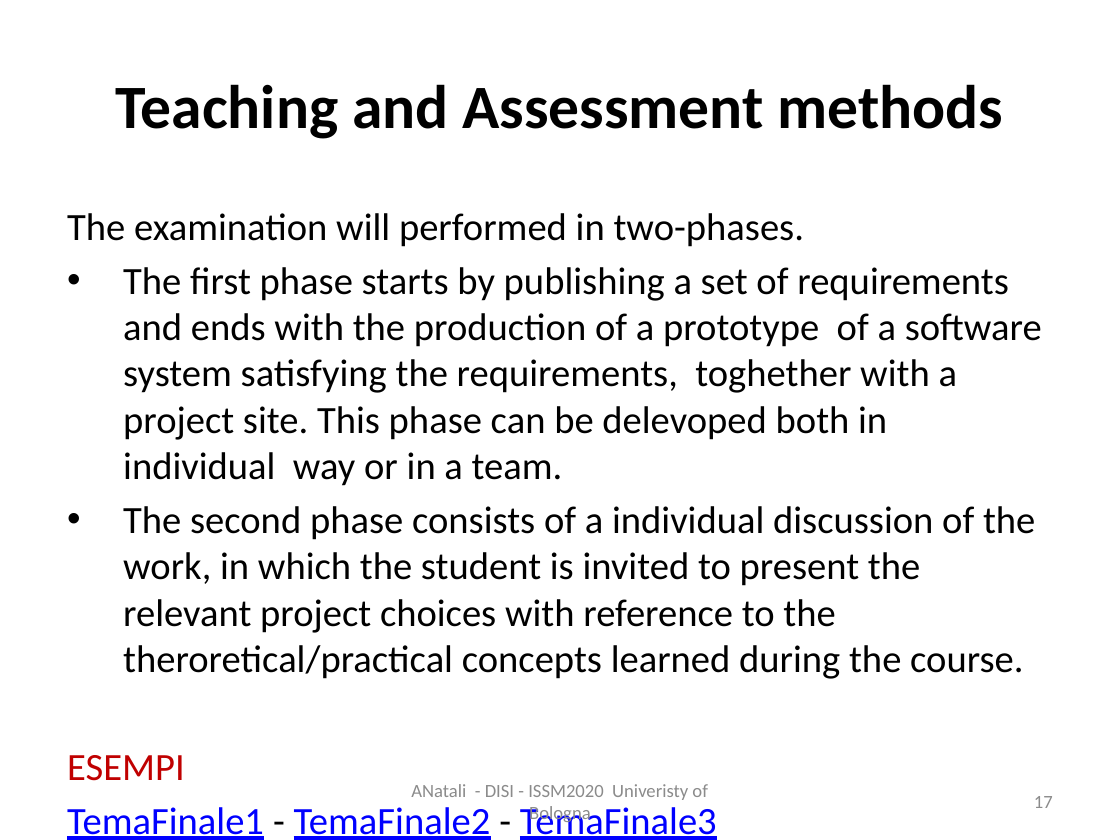
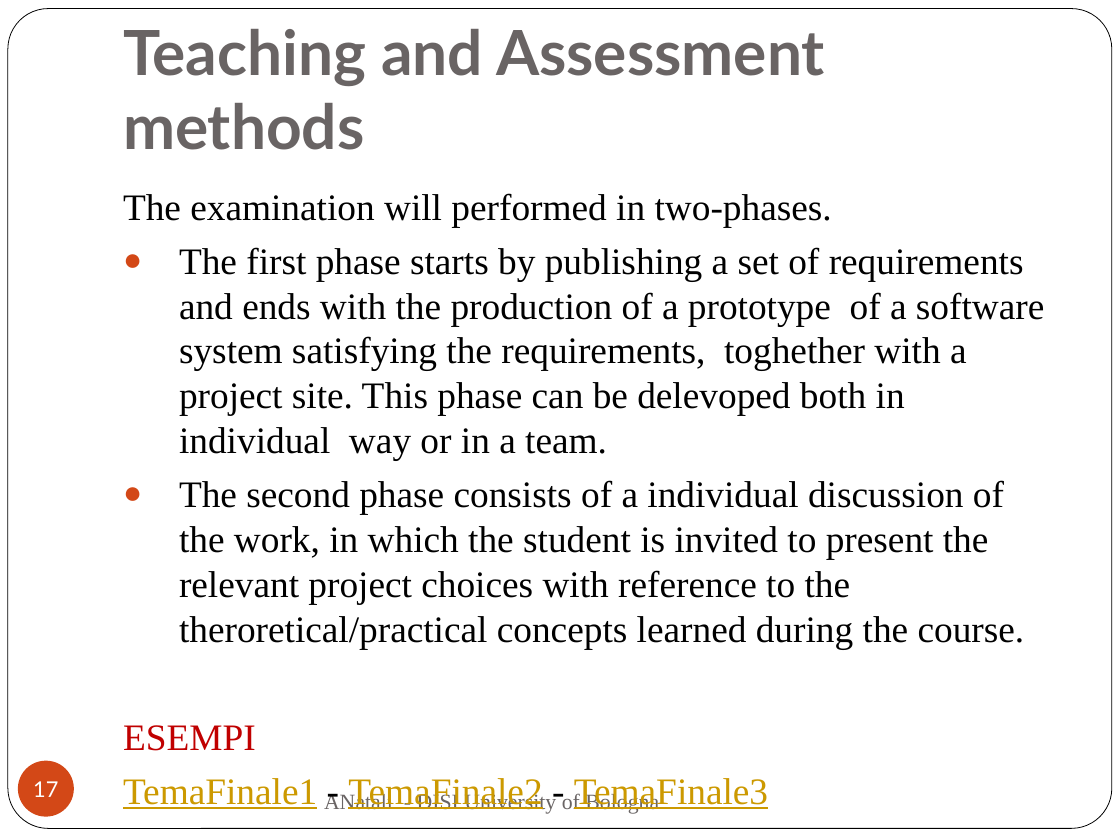
Before and after one commit to anatali/iss2020LabBo, a slide deck: slide 17 of it.unibo.issLabStart/userDocs/ISSM2020.pptx. Drawn at 1120x840 pixels with LibreOffice and Linux fonts; fonts in the diff are those of the drawing. Boxes give left, top, right and bottom in pixels: in the first picture for what was removed or moved away, otherwise in the second. Text is boxed around its words. In the diff, an @@ line names an element or a change of style, - is before the commit and + after.

```diff
--- a/it.unibo.issLabStart/userDocs/ISSM2020.pptx
+++ b/it.unibo.issLabStart/userDocs/ISSM2020.pptx
@@ rounded rectangle added at (8,9,1112,829), fill #FFFFFF, outline #000000 0.5 pt @@
@@ title "Teaching and Assessment methods": place and size @@
-title "Teaching and Assessment methods" at (116,84,1004,139)
+title "Teaching and Assessment methods" at (123,29,825,150)
@@ title "Teaching and Assessment methods" at (123,29,825,150): size 39.6 to 40 pt, font Calibri to Lato, text colour #000000 to #696464; alignment centre to left; vertical alignment middle to bottom @@
@@ text "The examination will performed in ...": place and size @@
-text "The examination will performed in ..." at (67,213,1042,679)
+text "The examination will performed in ..." at (123,193,1044,751)
@@ text "The examination will performed in ..." at (123,193,1044,751): size 24.8 to 24.1 pt, font Calibri to Times New Roman; text colour #0000FF to #CC9900 in "TemaFinale1 TemaFinale2 TemaFinale3"; bullet • to ● @@
@@ page number: place and size @@
-page number at (1034,796,1053,808)
+page number at (18,760,74,816)
@@ page number at (18,760,74,816): size 12 to 14 pt, font Calibri to Lato, text colour #8C8C8C to #FFFFFF; alignment right to centre; fill none to #D34817 @@
@@ text at (324,792,659,814): text changed; size 12 to 14 pt; font Calibri to Times New Roman; text colour #8C8C8C to #696464 @@
-ANatali - DISI - ISSM2020 Univeristy of Bologna
+ANatali - DISI University of Bologna
```
Also in this commit, not shown: 23 other slides changed, 47 slides removed, 25 other files.
